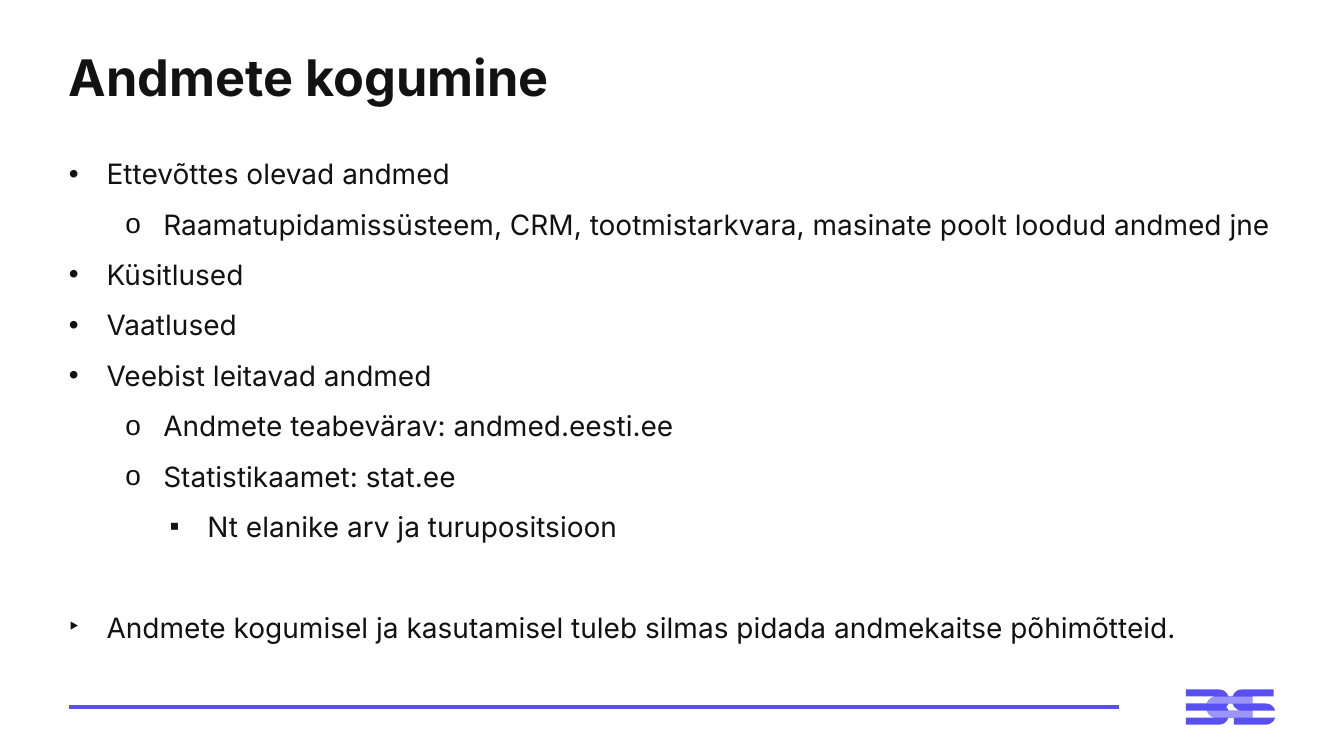
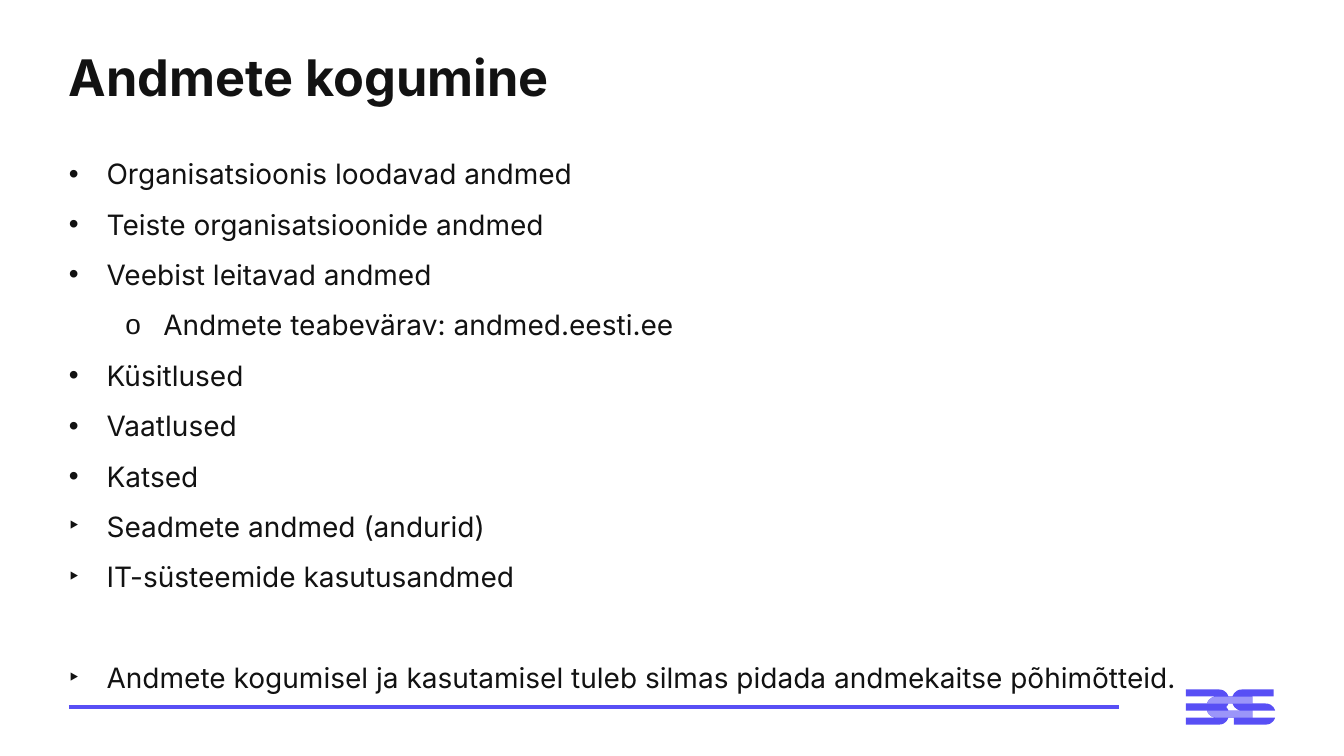
Before and after one commit to virverani/andmetarkus_2026_kevad, a slide deck: slide 3 of Day2/2-paev-andmetarkus-esitlus.pptx. Drawn at 1344x756 pixels with LibreOffice and Linux fonts; fonts in the diff are those of the drawing. Boxes give left, top, right and bottom in pixels: in the first picture for what was removed or moved away, otherwise in the second. Text is boxed around its words. In the diff, an @@ line names an element or a change of style, - is before the commit and + after.

```diff
--- a/Day2/2-paev-andmetarkus-esitlus.pptx
+++ b/Day2/2-paev-andmetarkus-esitlus.pptx
@@ text at (x1=107, y1=163, x2=674, y2=336): text changed @@
-• Ettevõttes olevad andmed
-  o Raamatupidamissüsteem, CRM, tootmistarkvara, masinate poolt loodud andmed jne
+• Organisatsioonis loodavad andmed
+• Teiste organisatsioonide andmed
+• Veebist leitavad andmed
+  o Andmete teabevärav: andmed.eesti.ee
@@ text at (x1=107, y1=466, x2=515, y2=588): text changed @@
-• Veebist leitavad andmed
-  o Andmete teabevärav: andmed.eesti.ee
-  o Statistikaamet: stat.ee
-    ▪ Nt elanike arv ja turupositsioon
+• Katsed
+‣ Seadmete andmed (andurid)
+‣ IT-süsteemide kasutusandmed
```
Also in this commit, not shown: 3 other slides changed, 1 other file.
